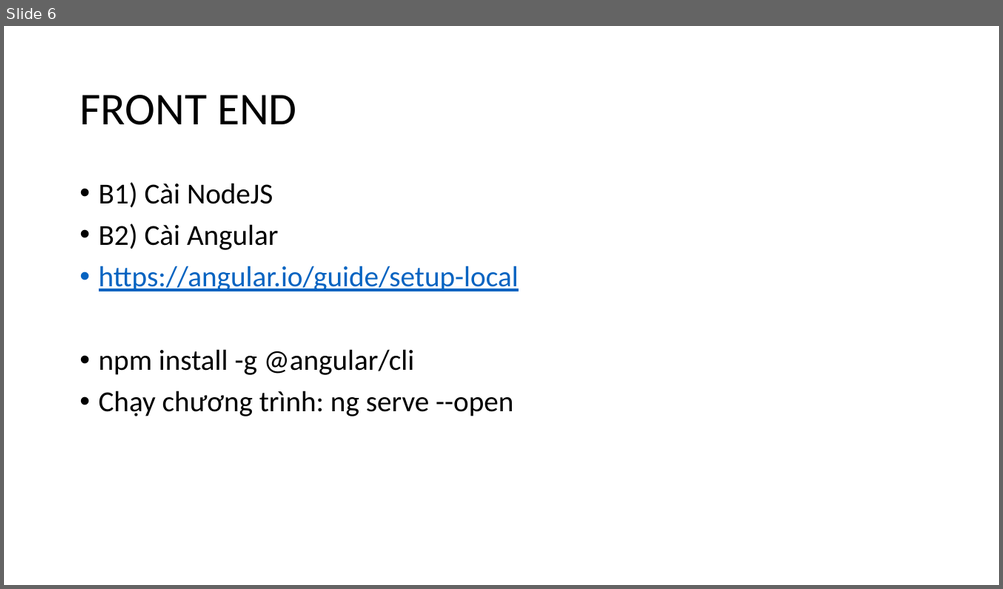
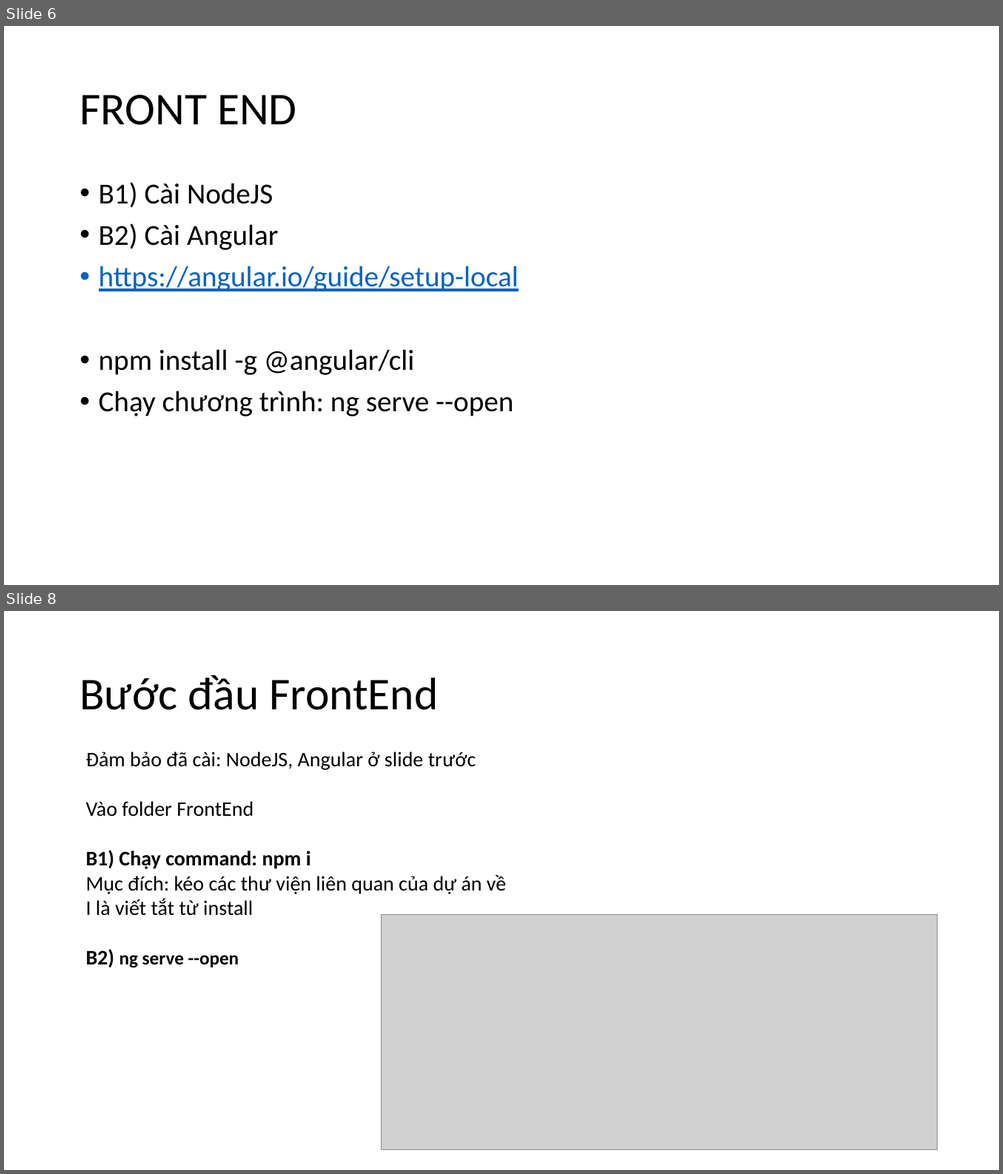
Before and after one commit to mrdiep/Angular-.Net-Sample, a slide deck: Slide/Bai1.pptx. Shown one above the other, each under a label of ours: slide 6 before the commit, slides 6 and 8 after it; the slides between them are not shown. The pictures are 1003x589 and 1003x1174 pixels, drawn with LibreOffice and Linux fonts; fonts in the diff are those of the drawing; grey boxes stand for pictures. Boxes give left, top, right and bottom in pixels: in the first picture for what was removed or moved away, otherwise in the second. Text is boxed around its words. In the diff, an @@ line names an element or a change of style, - is before the commit and + after.

```diff
--- a/Slide/Bai1.pptx
+++ b/Slide/Bai1.pptx
@@ slide 8 added at (4, 611, 999, 1170), background #FFFFFF @@
@@ title added at (79, 675, 438, 710), 44 pt, text #000000 @@
+Bước đầu FrontEnd
@@ text added at (86, 752, 506, 968), 20 pt, text #000000 @@
+Đảm bảo đã cài: NodeJS, Angular ở slide trước
+Vào folder FrontEnd
+B1) Chạy command: npm i
+Mục đích: kéo các thư viện liên quan của dự án về
+I là viết tắt từ install
+B2) ng serve --open
@@ picture added at (381, 914, 937, 1150) @@
```
Also in this commit, not shown: 1 other slide added, 10 other files.
